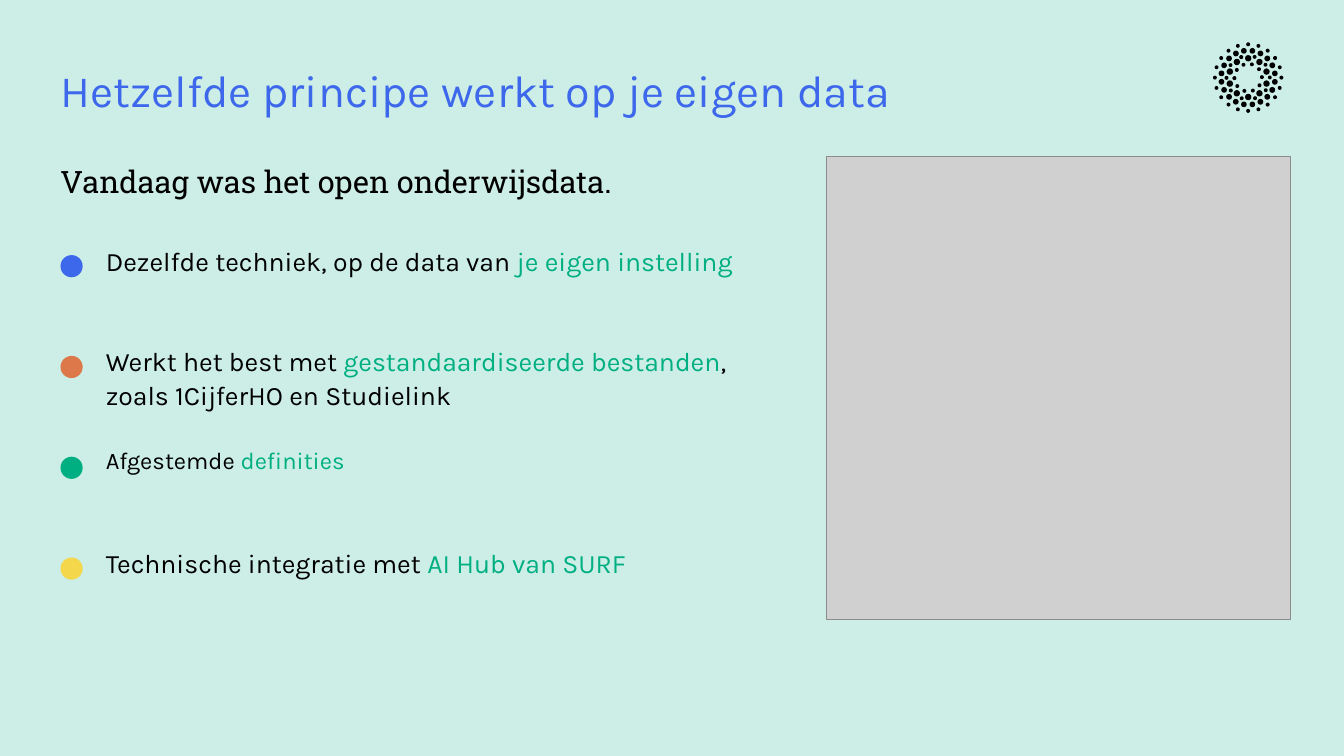
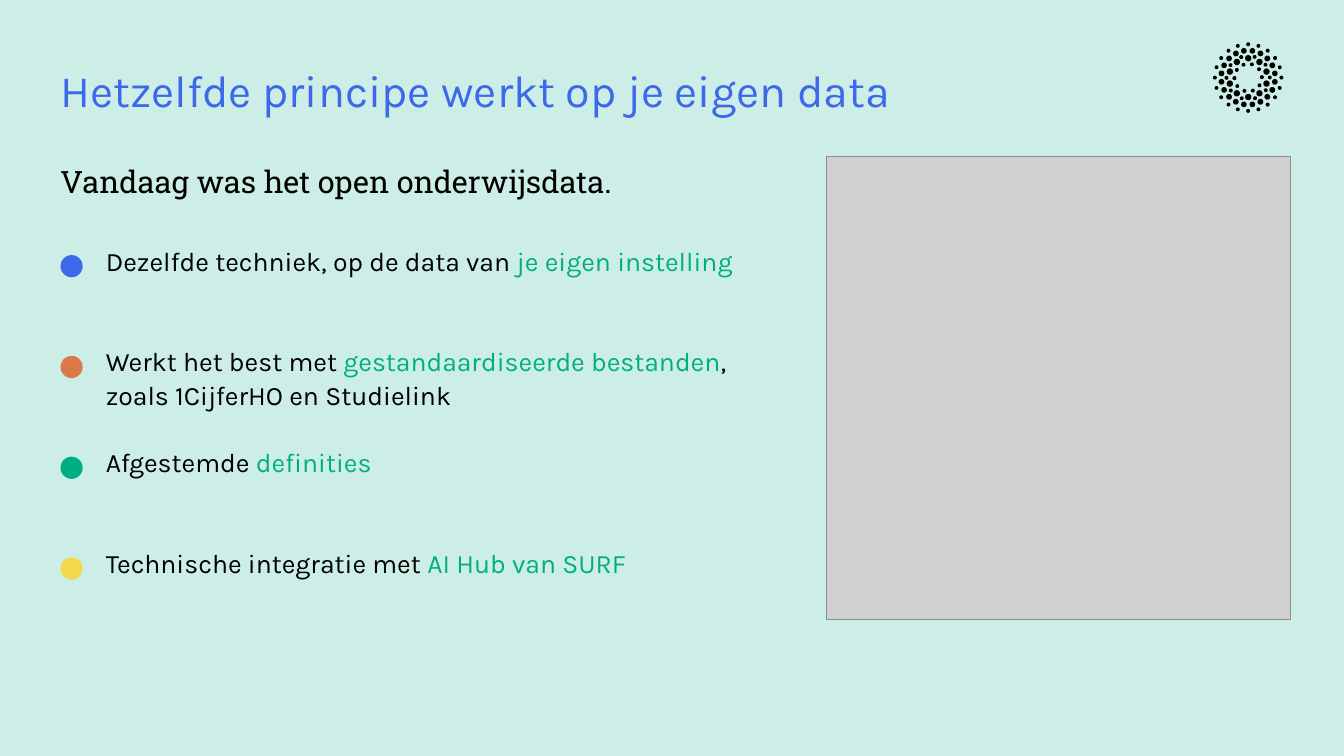
Before and after one commit to cedanl/clidev-presentaties, a slide deck: slide 20 of exports/261029_dair_onderwijsdata/261029_dair_onderwijsdata.pptx. Drawn at 1344x756 pixels with LibreOffice and Linux fonts; fonts in the diff are those of the drawing; grey boxes stand for pictures. Boxes give left, top, right and bottom in pixels: in the first picture for what was removed or moved away, otherwise in the second. Text is boxed around its words. In the diff, an @@ line names an element or a change of style, - is before the commit and + after.

```diff
--- a/exports/261029_dair_onderwijsdata/261029_dair_onderwijsdata.pptx
+++ b/exports/261029_dair_onderwijsdata/261029_dair_onderwijsdata.pptx
@@ text "Afgestemde definities" at bbox=[106, 453, 372, 479]: size 17 to 19 pt @@
```
Also in this commit, not shown: 3 other slides changed, 2 other files.
